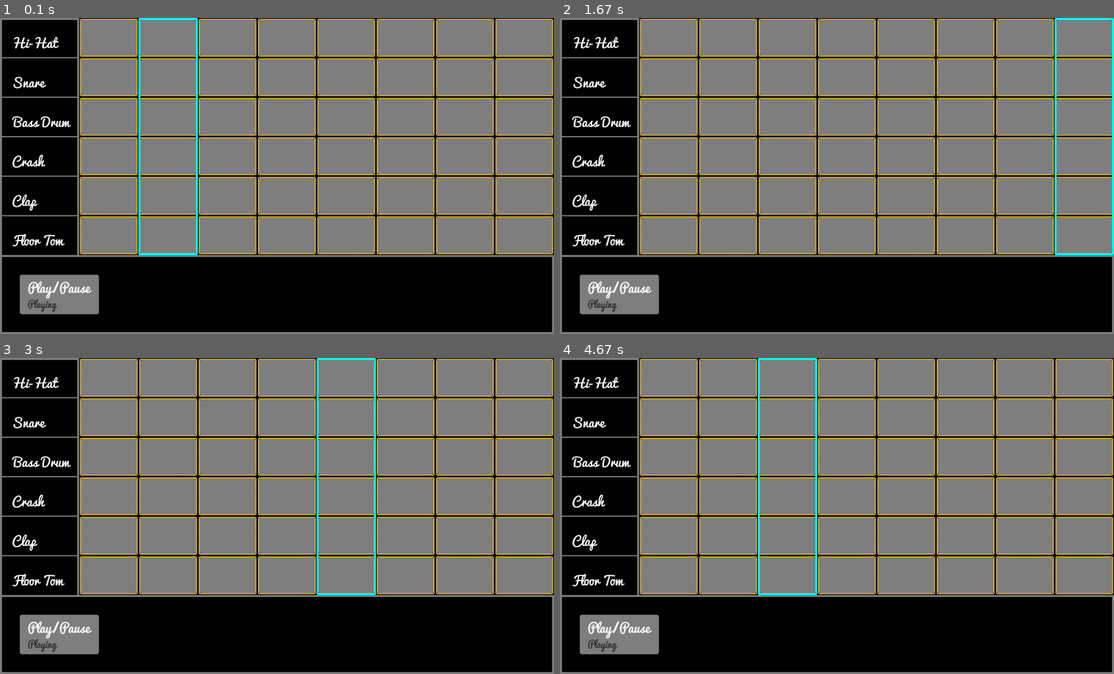
Above: before the commit, frames 1-4 (two rows, left to right).
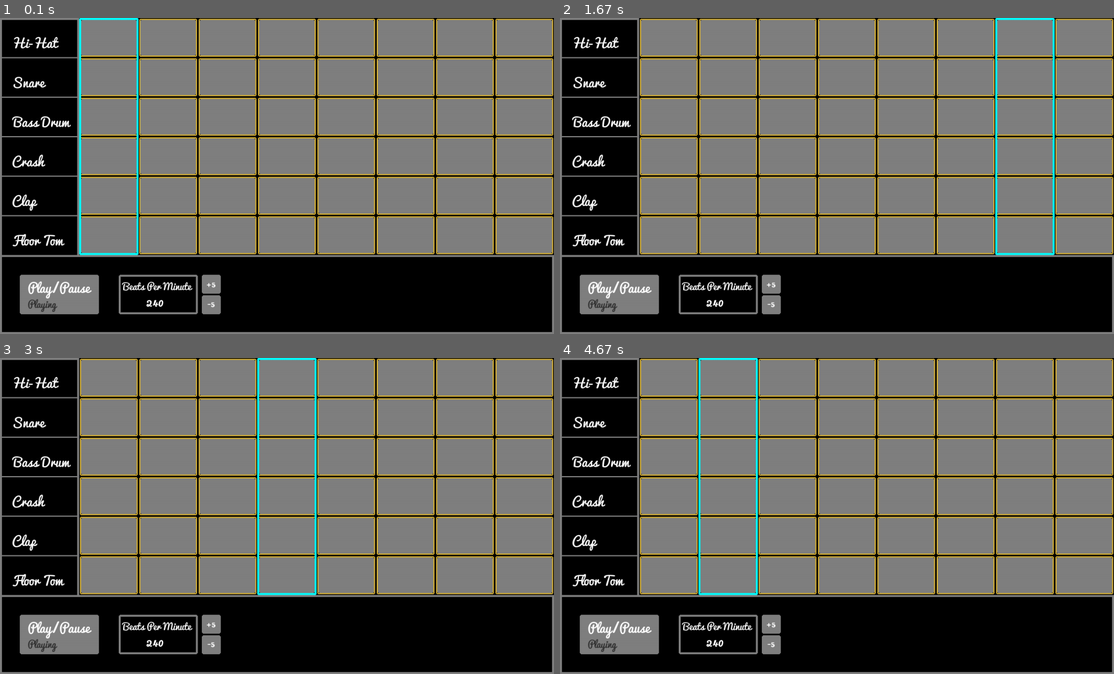
Above: after the commit, the same moments.

Repository: josh-dunaway/pygame-drum-machine
Game: pygame game, started from drum-machine.py
Two runs of this game, one before a commit and one after it. Both use one fixed random seed, a clock stepped at 60 frames per second and the inputs below.
Inputs:
- Up to frame 1 (0.1 s): no input
- Up to frame 2 (1.67 s): no input
- Up to frame 3 (3 s): no input
- Up to frame 4 (4.67 s): no input

The runs differ from the first frame. In frame 1, 2.6% of the frame differs, in the area x 14-40%, y 0-94%; in frame 2, 2.5%; in frame 3, 2.5%; in frame 4, 2.5%.

Commit message:
just some formatting.. found out the bug was from using bluetooth headphones..

Diff:
--- a/drum-machine.py
+++ b/drum-machine.py
@@ -27,7 +27,7 @@
 bpm = 240
 playing = True
 active_length = 0
-active_beat = 1
+active_beat = 0
 beat_changed = True
 
 # load in sounds
@@ -41,11 +41,13 @@
 # pygame defaults to 8 channels which could lead to issues later
 pygame.mixer.set_num_channels(instruments * 3)
 
+
 def play_notes():
     for i in range(len(clicked)):
         if clicked[i][active_beat] == 1:
             if i == 0:
                 hi_hat.play()
+                print('hi_hat play')
             if i == 1:
                 snare.play()
             if i == 2:
@@ -56,6 +58,7 @@
                 clap.play()
             if i == 5:
                 tom.play()
+
 
 def draw_grid(clicked, beat):
     left_box = pygame.draw.rect(screen, gray, [0, 0, 200, HEIGHT - 195], 5)
@@ -92,7 +95,8 @@
                 [i * ((WIDTH - 200) // beats) + 205, (j * 100) + 5,
                     ((WIDTH - 200) // beats) - 10, ((HEIGHT - 200) // instruments) - 10],
                 0,
-                3)
+                3
+            )
             # drum pad button inner highlight
             pygame.draw.rect(
                 screen,
@@ -100,7 +104,8 @@
                 [i * ((WIDTH - 200) // beats) + 200, (j * 100),
                     ((WIDTH - 200) // beats), ((HEIGHT - 200) // instruments)],
                 5,
-                5)
+                5
+            )
             # grid liens between buttons
             pygame.draw.rect(
                 screen,
@@ -108,15 +113,18 @@
                 [i * ((WIDTH - 200) // beats) + 200, (j * 100),
                     ((WIDTH - 200) // beats), ((HEIGHT - 200) // instruments)],
                 2,
-                5)
+                5
+            )
             boxes.append((rect, (i, j)))
         # moving rectangle highlighting active beat
     active = pygame.draw.rect(
         screen,
         blue,
-        [beat * ((WIDTH-200)//beats) + 200, 0, ((WIDTH-200)//beats), instruments*100],
+        [beat * ((WIDTH-200)//beats) + 200, 0,
+         ((WIDTH-200)//beats), instruments*100],
         5,
-        3)
+        3
+    )
     return boxes
 
 
@@ -128,7 +136,8 @@
     boxes = draw_grid(clicked, active_beat)
 
     # lower menu buttons (should i put near draw_grid?)
-    play_pause = pygame.draw.rect(screen, gray, [50, HEIGHT - 150, 200, 100], 0, 5)
+    play_pause = pygame.draw.rect(
+        screen, gray, [50, HEIGHT - 150, 200, 100], 0, 5)
     play_text = label_font.render('Play/Pause', True, white)
     screen.blit(play_text, (70, HEIGHT - 150))
     if playing:
@@ -137,10 +146,42 @@
         play_text2 = medium_font.render('Paused', True, dark_gray)
     screen.blit(play_text2, (70, HEIGHT - 100))
 
+    # 'bpm stuff'
+    bpm_rect = pygame.draw.rect(
+        screen,
+        gray,
+        [300, HEIGHT - 150, 200, 100],
+        5,
+        5
+    )
+    bpm_text = medium_font.render('Beats Per Minute', True, white)
+    screen.blit(bpm_text, (308, HEIGHT - 145))
+    bpm_text2 = label_font.render(f'{bpm}', True, white)
+    screen.blit(bpm_text2, (370, HEIGHT - 115))
+    bpm_add_rect = pygame.draw.rect(
+        screen,
+        gray,
+        [510, HEIGHT - 150, 48, 48],
+        0,
+        5
+    )
+    bpm_sub_rect = pygame.draw.rect(
+        screen,
+        gray,
+        [510, HEIGHT - 98, 48, 48],
+        0,
+        5
+    )
+    bpm_add_text = medium_font.render('+5', True, white)
+    bpm_sub_text = medium_font.render('-5', True, white)
+    screen.blit(bpm_add_text, (520, HEIGHT - 152))
+    screen.blit(bpm_sub_text, (524, HEIGHT - 102))
+
     if beat_changed:
         play_notes()
         beat_changed = False
 
+    # user-action events
     for event in pygame.event.get():
         if event.type == pygame.QUIT:
             run = False
@@ -165,9 +206,11 @@
             active_length = 0
             if active_beat < beats - 1:
                 active_beat += 1
+                print('curr_beat = {}'.format(active_beat))
                 beat_changed = True
             else:
                 active_beat = 0
+                print('curr_beat = {}'.format(active_beat))
                 beat_changed = True
 
     pygame.display.flip()
